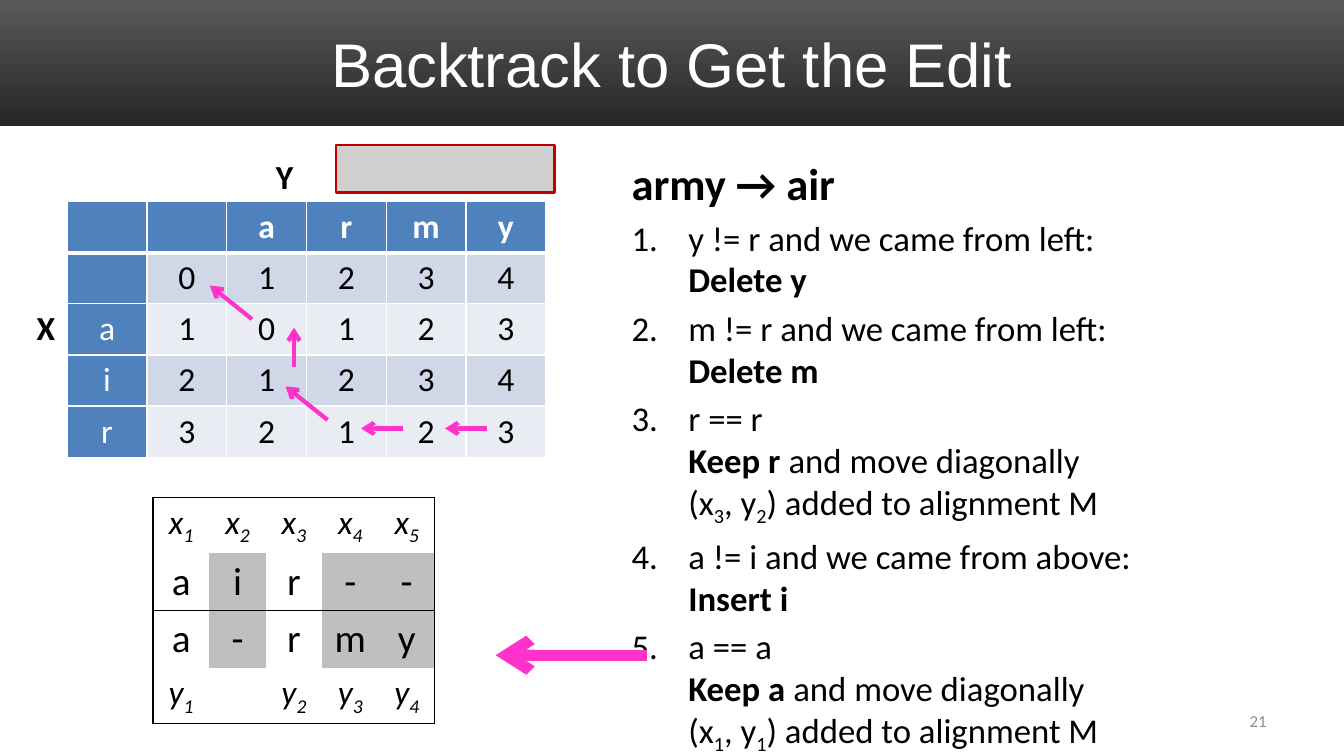
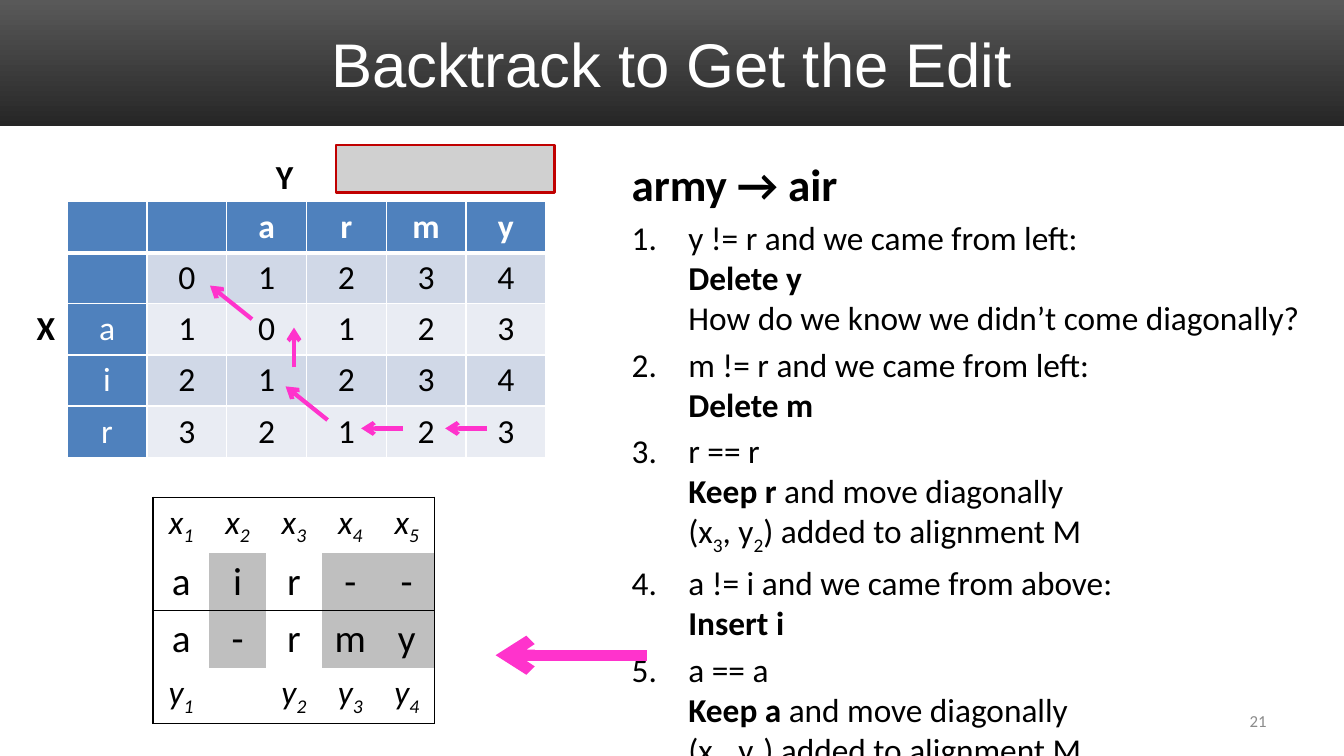
Before and after one commit to uva-cs/cs4102-f21, a slide deck: slide 21 of slides/DP_sequences.pptx. Drawn at 1344x756 pixels with LibreOffice and Linux fonts; fonts in the diff are those of the drawing; grey boxes stand for pictures. Boxes give left, top, right and bottom in pixels: in the first picture for what was removed or moved away, otherwise in the second. Text is boxed around its words. In the diff, an @@ line names an element or a change of style, - is before the commit and + after.

Commit message:
tweaks for slides for 4/12 and index.html

```diff
--- a/slides/DP_sequences.pptx
+++ b/slides/DP_sequences.pptx
@@ text at bbox=[632, 169, 1112, 728]: size 31.8 to 32.2 pt in "army → air"; size 24.8 to 23.8 pt in "m != r and we came from ...", "r == r Keep r and move ...", "a != i and we came from ...", "a == a Keep a and move ..." @@
@@ text at bbox=[688, 227, 1299, 336]: text changed; size 24.8 to 23.8 pt @@
-1. y != r and we came from left:
-   Delete y
+1. y != r and we came from left:
+   Delete y
+   How do we know we didn’t come diagonally?
```
Also in this commit, not shown: 1 other slide changed, 3 other files.
